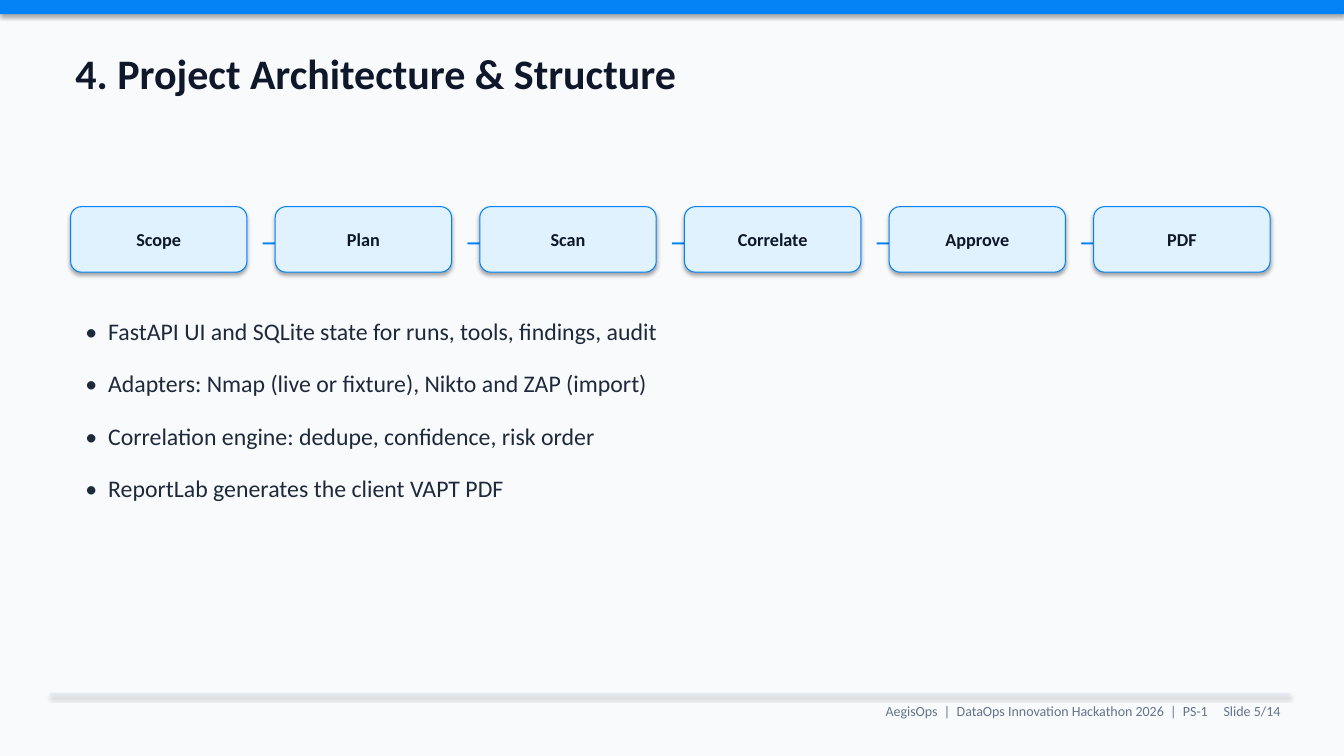
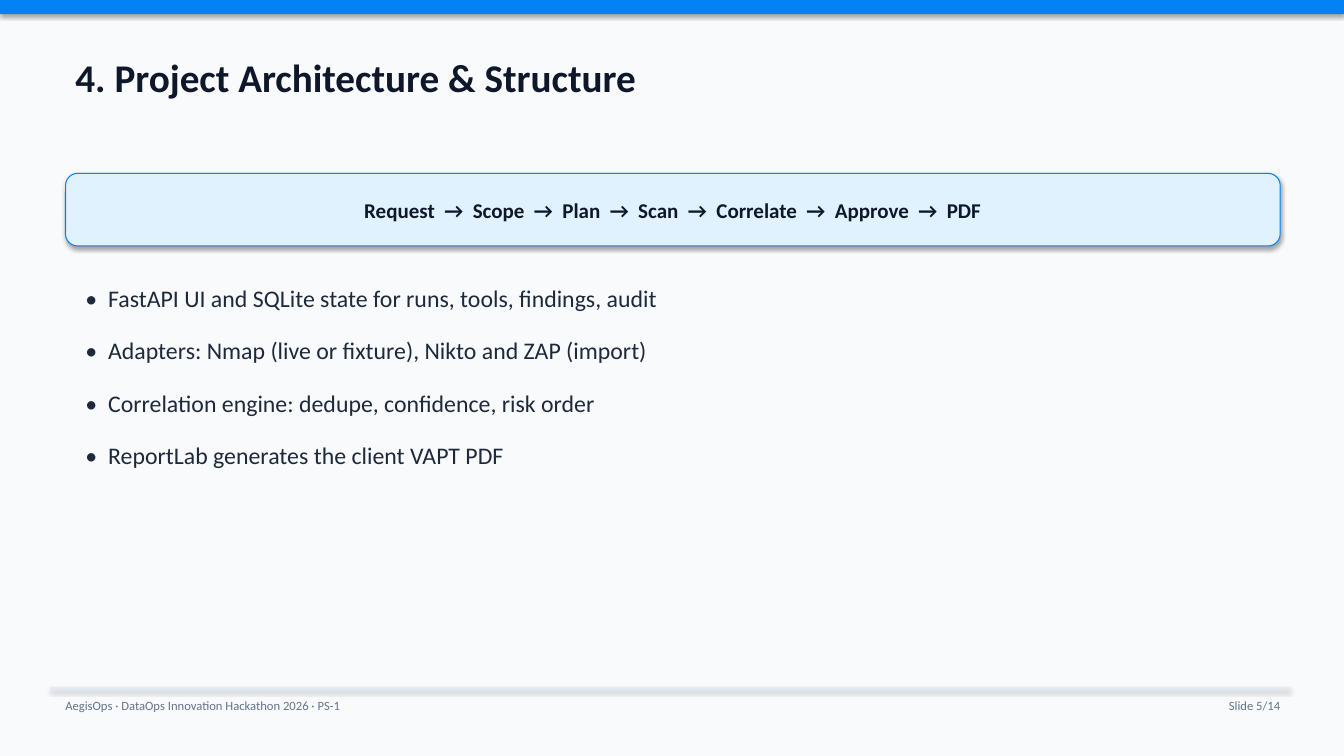
Before and after one commit to visshva-r/AegisOps, a slide deck: slide 5 of ppt/AegisOps_DataOps_Hackathon_2026.pptx. Drawn at 1344x756 pixels with LibreOffice and Linux fonts; fonts in the diff are those of the drawing. Boxes give left, top, right and bottom in pixels: in the first picture for what was removed or moved away, otherwise in the second. Text is boxed around its words. In the diff, an @@ line names an element or a change of style, - is before the commit and + after.

Commit message:
Fix PPT text overlap and spacing across all slides.

```diff
--- a/ppt/AegisOps_DataOps_Hackathon_2026.pptx
+++ b/ppt/AegisOps_DataOps_Hackathon_2026.pptx
@@ text "4. Project Architecture & Structure" at bbox=[75, 64, 636, 99]: size 30 to 28 pt @@
@@ rounded rectangle added at bbox=[66, 173, 1280, 246], fill #E0F2FE, outline #0382F6 0.75 pt, 15 pt, text #0F172A, bold @@
+Request → Scope → Plan → Scan → Correlate → Approve → PDF
@@ rounded rectangle removed at bbox=[71, 207, 247, 272] @@
-Scope
@@ rounded rectangle removed at bbox=[275, 207, 452, 272] @@
-Plan
@@ rounded rectangle removed at bbox=[480, 207, 656, 272] @@
-Scan
@@ rounded rectangle removed at bbox=[685, 207, 861, 272] @@
-Correlate
@@ rounded rectangle removed at bbox=[889, 207, 1066, 272] @@
-Approve
@@ rounded rectangle removed at bbox=[1094, 207, 1270, 272] @@
-PDF
@@ text removed at bbox=[252, 222, 280, 262] @@
-→
@@ text removed at bbox=[457, 222, 485, 262] @@
-→
@@ text removed at bbox=[661, 222, 690, 262] @@
-→
@@ text removed at bbox=[866, 222, 894, 262] @@
-→
@@ text removed at bbox=[1071, 222, 1099, 262] @@
-→
@@ text "• FastAPI UI and SQLite ...": place and size @@
-text "• FastAPI UI and SQLite ..." at bbox=[108, 323, 657, 501]
+text "• FastAPI UI and SQLite ..." at bbox=[108, 290, 657, 468]
@@ rectangle: place and size @@
-rectangle at bbox=[50, 694, 1291, 696]
+rectangle at bbox=[50, 688, 1291, 690]
@@ text at bbox=[65, 701, 340, 712]: text changed; size 10 to 9 pt @@
-AegisOps | DataOps Innovation Hackathon 2026 | PS-1 Slide 5/14
+AegisOps · DataOps Innovation Hackathon 2026 · PS-1
@@ text added at bbox=[1229, 701, 1280, 710], 9 pt, text #64748B @@
+Slide 5/14
```
Also in this commit, not shown: 13 other slides changed, 1 other file.
